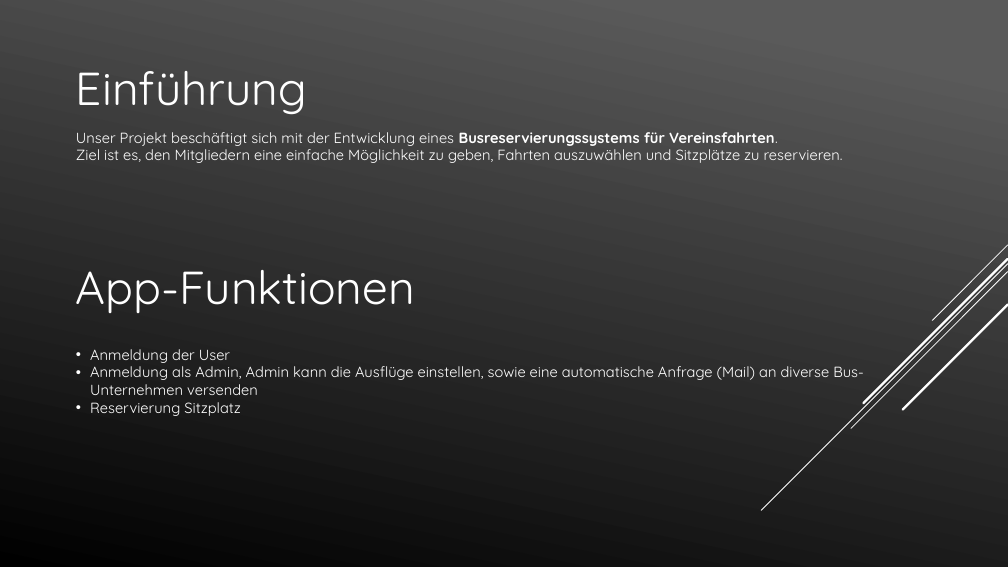
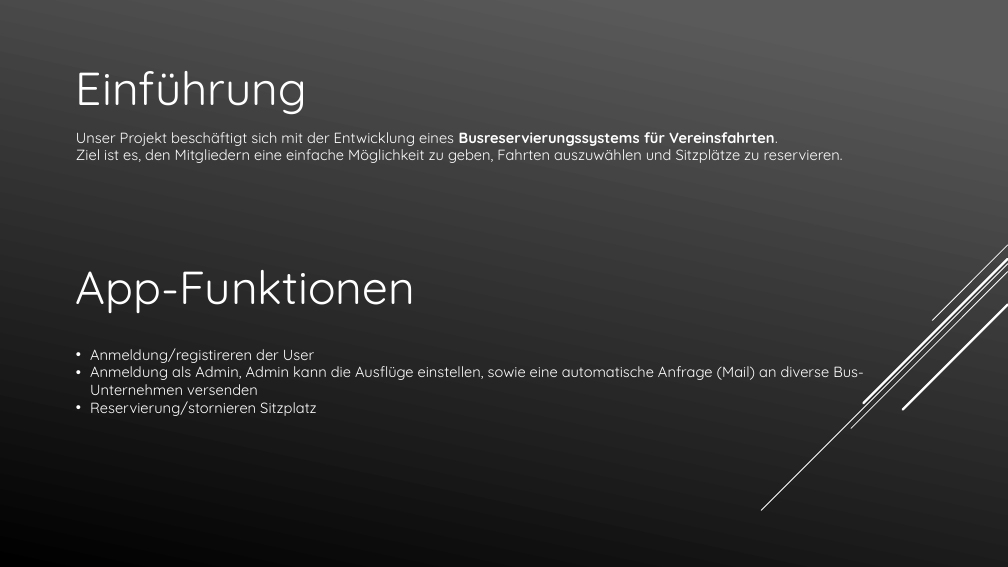
Before and after one commit to xamsemi/Advanced-Programing, a slide deck: slide 2 of Busreservierungssystem für Vereinsfahrten3_2.pptx. Drawn at 1008x567 pixels with LibreOffice and Linux fonts; fonts in the diff are those of the drawing. Boxes give left, top, right and bottom in pixels: in the first picture for what was removed or moved away, otherwise in the second. Text is boxed around its words. In the diff, an @@ line names an element or a change of style, - is before the commit and + after.

```diff
--- a/Busreservierungssystem für Vereinsfahrten3_2.pptx
+++ b/Busreservierungssystem für Vereinsfahrten3_2.pptx
@@ text at [90, 348, 314, 363]: text changed @@
-• Anmeldung der User
+• Anmeldung/registireren der User
@@ text at [90, 401, 317, 416]: text changed @@
-• Reservierung Sitzplatz
+• Reservierung/stornieren Sitzplatz
```
Also in this commit, not shown: 3 other slides changed.
